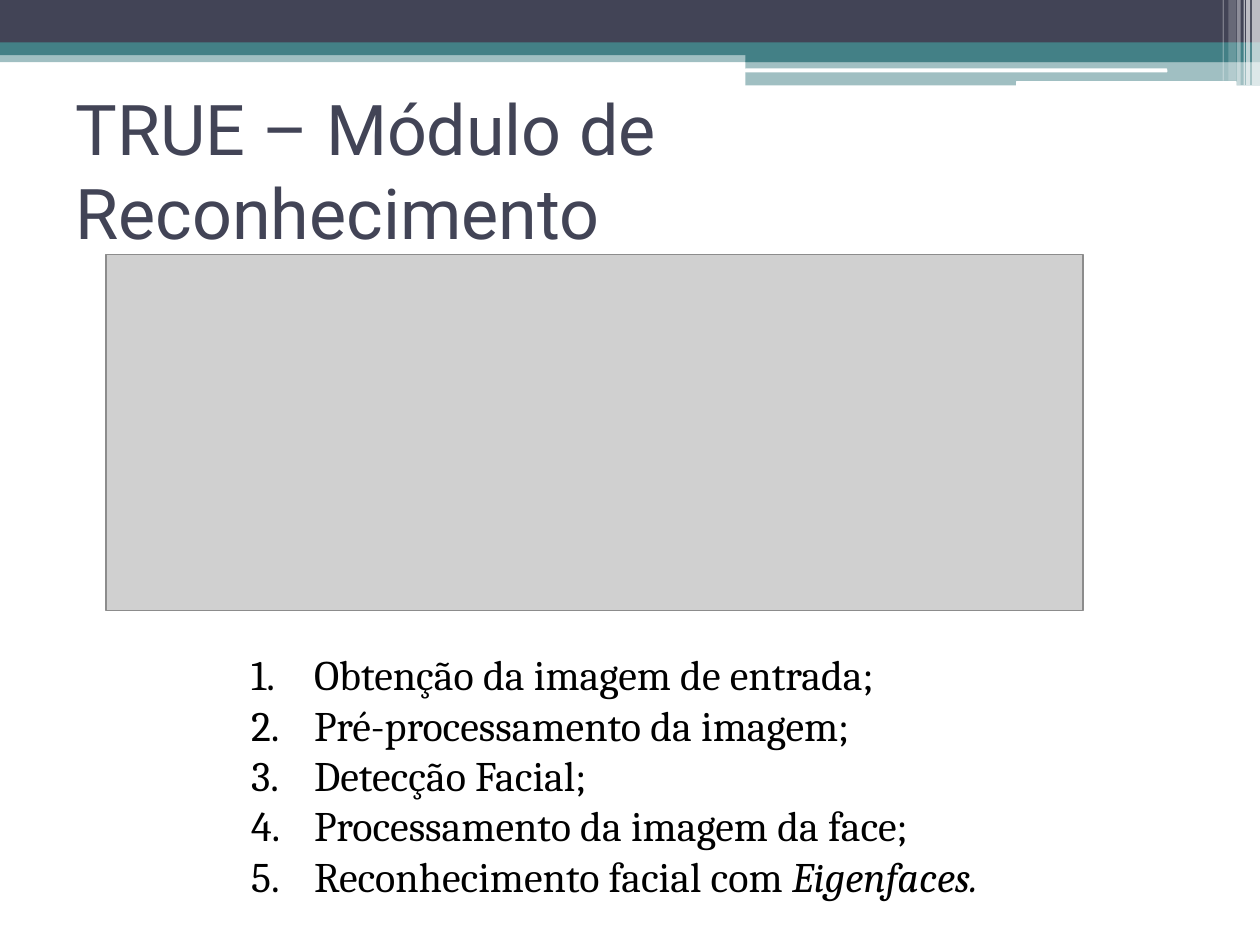
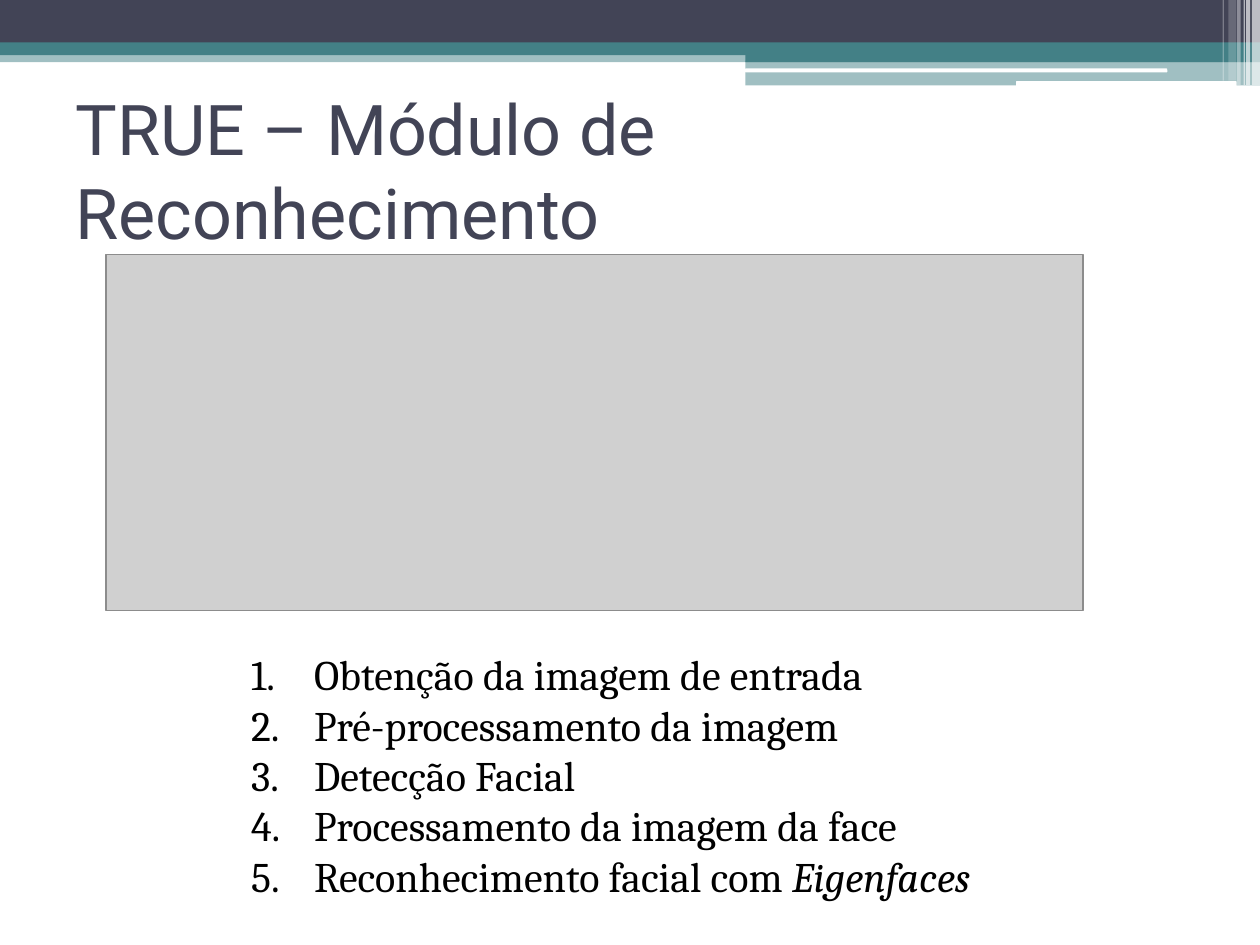
Before and after one commit to talesporto/Artigo-TRUE-SBCUP, a slide deck: slide 20 of apresentacao/ApresentacaoSBCUP.pptx (slide 25 before the commit). Drawn at 1260x945 pixels with LibreOffice and Linux fonts; fonts in the diff are those of the drawing; grey boxes stand for pictures. Boxes give left, top, right and bottom in pixels: in the first picture for what was removed or moved away, otherwise in the second. Text is boxed around its words. In the diff, an @@ line names an element or a change of style, - is before the commit and + after.

```diff
--- a/apresentacao/ApresentacaoSBCUP.pptx
+++ b/apresentacao/ApresentacaoSBCUP.pptx
@@ text at (x1=314, y1=660, x2=970, y2=902): text changed @@
-1. Obtenção da imagem de entrada;
-2. Pré-processamento da imagem;
-3. Detecção Facial;
-4. Processamento da imagem da face;
-5. Reconhecimento facial com Eigenfaces.
+1. Obtenção da imagem de entrada
+2. Pré-processamento da imagem
+3. Detecção Facial
+4. Processamento da imagem da face
+5. Reconhecimento facial com Eigenfaces
```
Also in this commit, not shown: 14 other slides changed, 10 slides removed.
